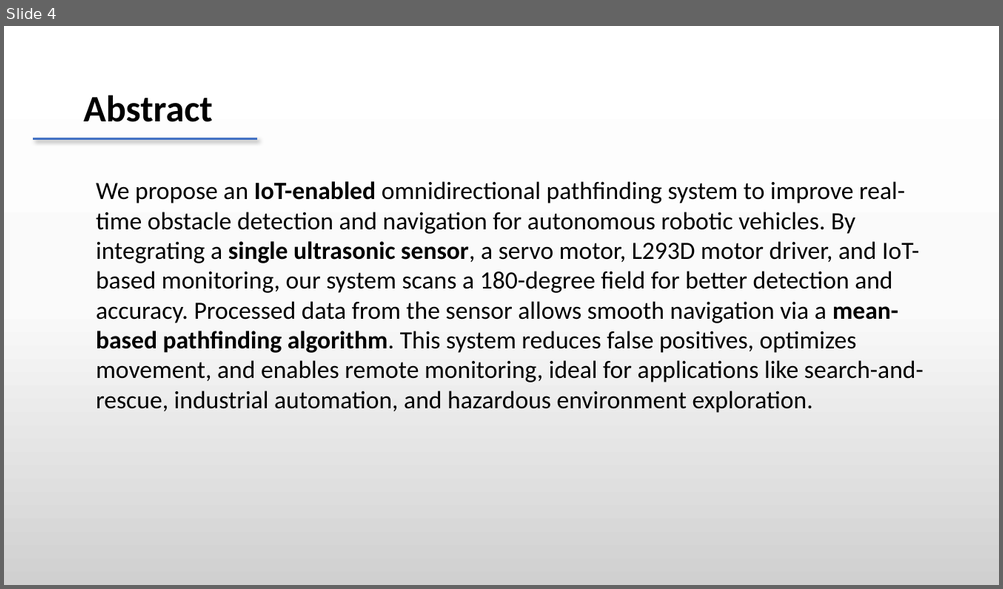
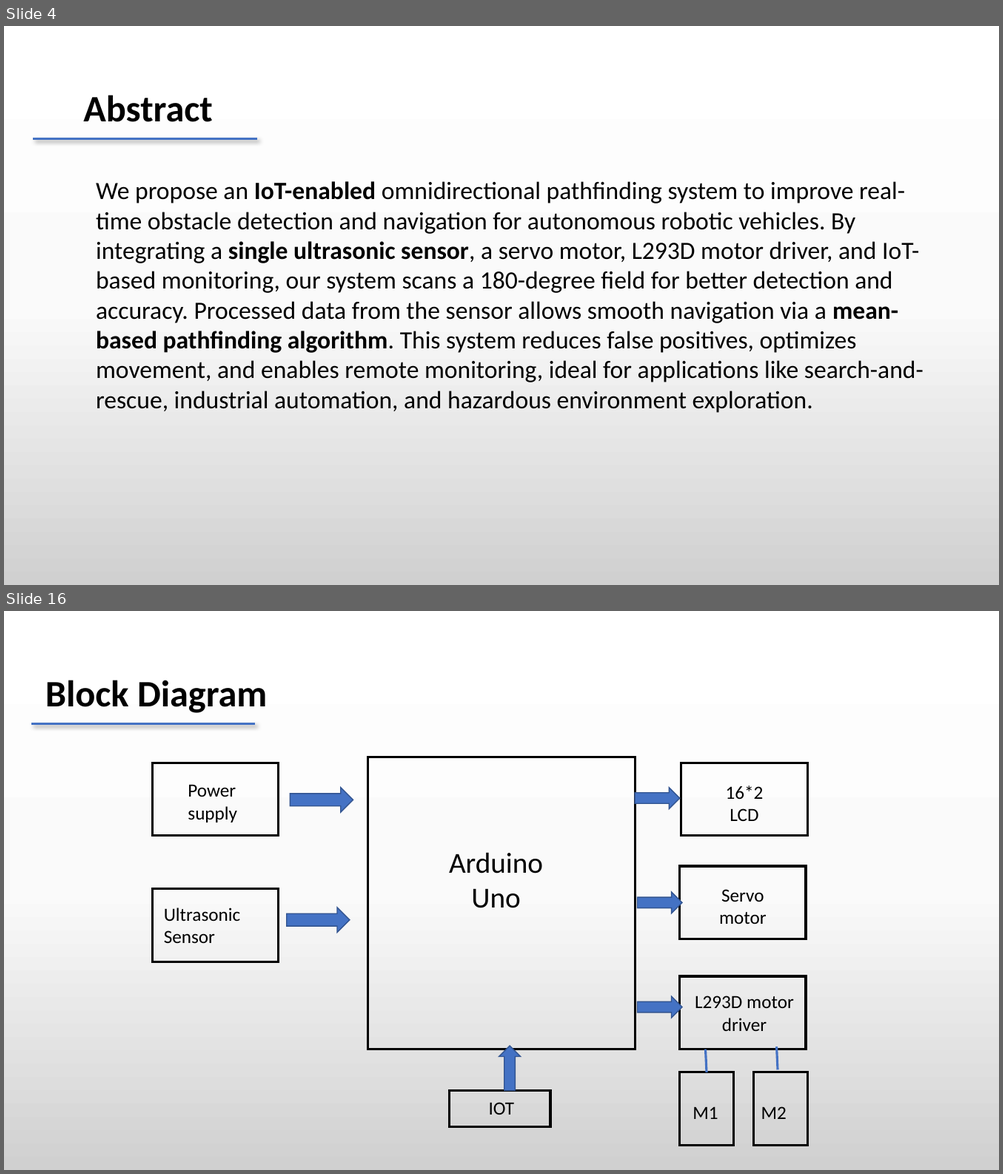
Before and after one commit to dheeraj78/project-4-2, a slide deck: Batch 8 .pptx. Shown one above the other, each under a label of ours: slide 4 before the commit, slides 4 and 16 after it; the slides between them are not shown. The pictures are 1003x589 and 1003x1174 pixels, drawn with LibreOffice and Linux fonts; fonts in the diff are those of the drawing. Boxes give left, top, right and bottom in pixels: in the first picture for what was removed or moved away, otherwise in the second. Text is boxed around its words. In the diff, an @@ line names an element or a change of style, - is before the commit and + after.

```diff
--- a/Batch 8 .pptx
+++ b/Batch 8 .pptx
@@ slide 16 added at [4, 611, 999, 1170], background gradient #FFFFFF to #FBFBFB to #D1D1D1 @@
@@ text added at [45, 680, 267, 713], 36 pt, text #000000, bold @@
+Block Diagram
@@ line added from (31, 723) to (256, 723), #4472C4 2.25 pt @@
@@ text added at [188, 784, 237, 823], 18 pt, text #000000 @@
+Power
+supply
@@ right arrow added at [290, 788, 353, 812], fill #4472C4, outline #325491 1 pt @@
@@ right arrow added at [634, 788, 679, 809], fill #4472C4, outline #325491 1 pt @@
@@ text added at [726, 786, 763, 821], 18 pt, text #000000 @@
+16*2 LCD
@@ text added at [449, 852, 543, 908], 28 pt, text #000000 @@
+Arduino Uno
@@ right arrow added at [637, 892, 683, 914], fill #4472C4, outline #325491 1 pt @@
@@ text added at [719, 889, 766, 924], 18 pt, text #000000 @@
+Servo motor
@@ text added at [164, 908, 240, 943], 18 pt, text #000000 @@
+Ultrasonic Sensor
@@ right arrow added at [287, 908, 350, 933], fill #4472C4, outline #325491 1 pt @@
@@ right arrow added at [637, 997, 683, 1019], fill #4472C4, outline #325491 1 pt @@
@@ text added at [694, 996, 794, 1031], 18 pt, text #000000 @@
+L293D motor driver
@@ right arrow added at [499, 1046, 521, 1091], fill #4472C4, outline #325491 1 pt @@
@@ line added from (706, 1050) to (707, 1073), #4472C4 2.25 pt @@
@@ line added from (777, 1048) to (778, 1071), #4472C4 2.25 pt @@
@@ group added at [153, 758, 808, 1146]: 9 rectangles @@
@@ text added at [489, 1102, 515, 1115], 18 pt, text #000000 @@
+IOT
@@ text added at [692, 1107, 717, 1119], 18 pt, text #000000 @@
+M1
@@ text added at [761, 1107, 786, 1119], 18 pt, text #000000 @@
+M2
```
Also in this commit, not shown: 1 slide changed, 12 other slides added, 1 slide removed.
